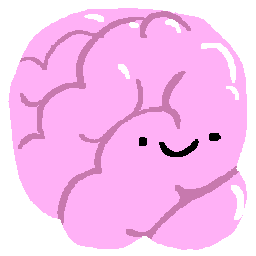
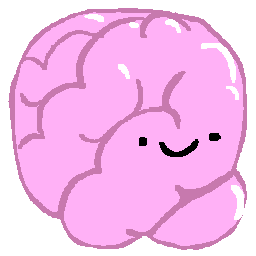
Layer changes from the first (256, 256) image to the second:
added layer "Camada 7" above "Camada 4" over [8,8,247,250]
